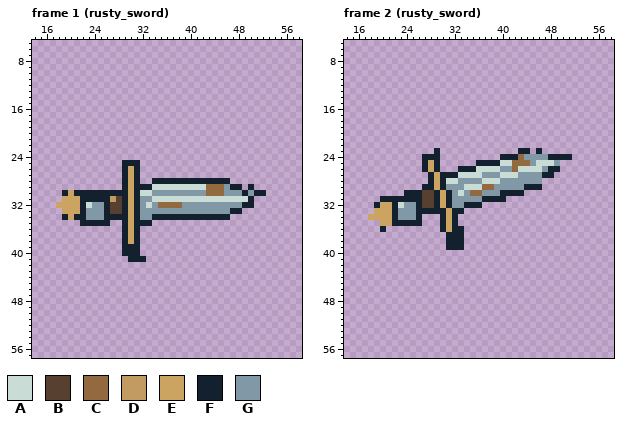
Pixel-art file -- assets/combat/weapon_tree.aseprite. Above, as it was before the edit.
64x64 pixels, 272 frames. Shown: frame 1 (rusty_sword): x 14..58, y 5..57; frame 2 (rusty_sword): x 14..58, y 5..57. The commit also changed other frames, which this record leaves out.
Palette (. is transparent): A #c9dcd6  B #57402f  C #936940  D #c29b62  E #cba461  F #12212d  G #8199a6
Pixels before, frame 1 (rusty_sword), first column x 18:
25 ...........FFF.....................
26 ...........FEF.....................
27 ...........FEF.....................
28 ...........FEF..FFFFFFFFFFFFF......
29 ...........FEFFFAAAAAAAAACCCGFF.F..
30 .FEFFFFFFFFFEFAAGGGGGGGGGCCCGGGFGFF
31 .EEEFFFFFDBFEFGGAAAAAAAAAAAAAAAAF..
32 EEEEFAGGFBBFEFGAGCCCCGGGGGGGGGGFF..
33 .EEEFGGGFBBFEFGGGGGGGGGGGGGGGFF....
34 .FEFFGGGFFFFEFGGFFFFFFFFFFFFF......
35 ....FFFFF..FEFFF...................
36 ...........FEF.....................
37 ...........FEF.....................
38 ...........FEF.....................
39 ...........FFF.....................
40 ...........FFF.....................
41 ............FFF....................
Pixels before, frame 2 (rusty_sword), first column x 18:
23 ...........F.............FF.F.....
24 .........FFF..........FFFCGGGGFFFF
25 .........FEF......FFFFAACCCGAAAG..
26 .........FEF...FFFAAAAGGCAAAAGFF..
27 ..........FEFFFAAAAGGGAAAGGGGFF...
28 ..........FEFAAGGGGAAAGGGGGGG.....
29 .........FFEFGGGAAACCGGGGGFFF.....
30 ......FFFBBFEFGAGCCGGGFFFF........
31 ..FFFFFFFBBFEFGGGGGFFFF...........
32 .FEEFAGGFBBFEFGGFFF...............
33 .EEEFGGGFFFFFEFF..................
34 EEEEFGGGF...FEF...................
35 ..EEFFFFF...FEF...................
36 ..F.........FEFF..................
37 .............FFF..................
38 .............FFF..................
39 .............FFF..................
After:
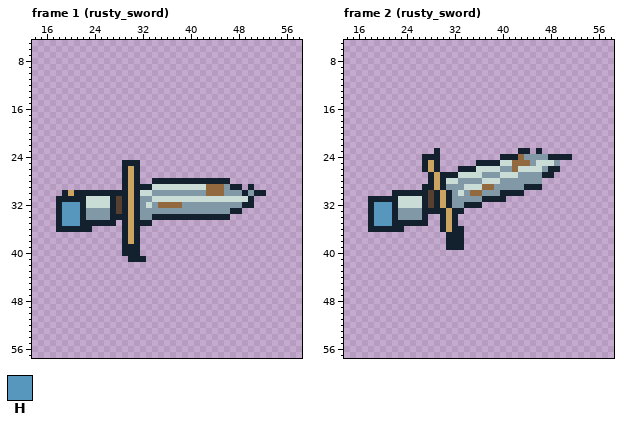
Colours new in this view: H #5897bd
Changes in this commit:
Frame 1 (rusty_sword):
y 31: x 18..21 .EEE -> FFFF; x 23..27 FFFFD -> AAAAF
y 32: x 18..21 EEEE -> FHHH; x 24..27 GGFB -> AAAF
y 33: x 18..21 .EEE -> FHHH; x 26..27 FB -> GF
y 34: x 18..21 .FEF -> FHHH; x 26 F -> G
y 35: x 18..21 .... -> FHHH; x 27 . -> F
y 36: x 18..23 ...... -> FFFFFF
Frame 2 (rusty_sword):
y 30: x 22..23 .. -> FF; x 27 B -> F
y 31: x 18..19 .. -> FF; x 23..27 FFFFB -> AAAAF
y 32: x 18..21 .FEE -> FHHH; x 24..27 GGFB -> AAAF
y 33: x 18..21 .EEE -> FHHH; x 26 F -> G
y 34: x 18..21 EEEE -> FHHH; x 26..27 F. -> GF
y 35: x 18..21 ..EE -> FHHH; x 27 . -> F
y 36: x 18..19 .. -> FF; x 21..23 ... -> FFF
